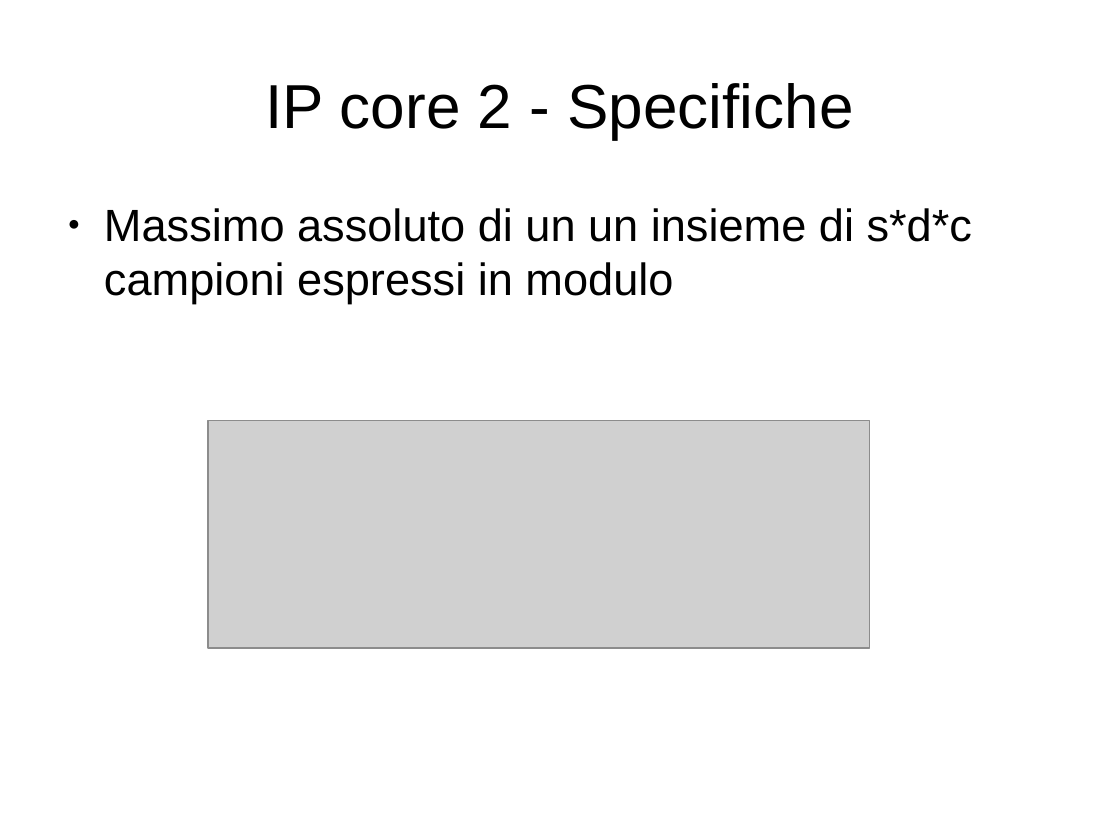
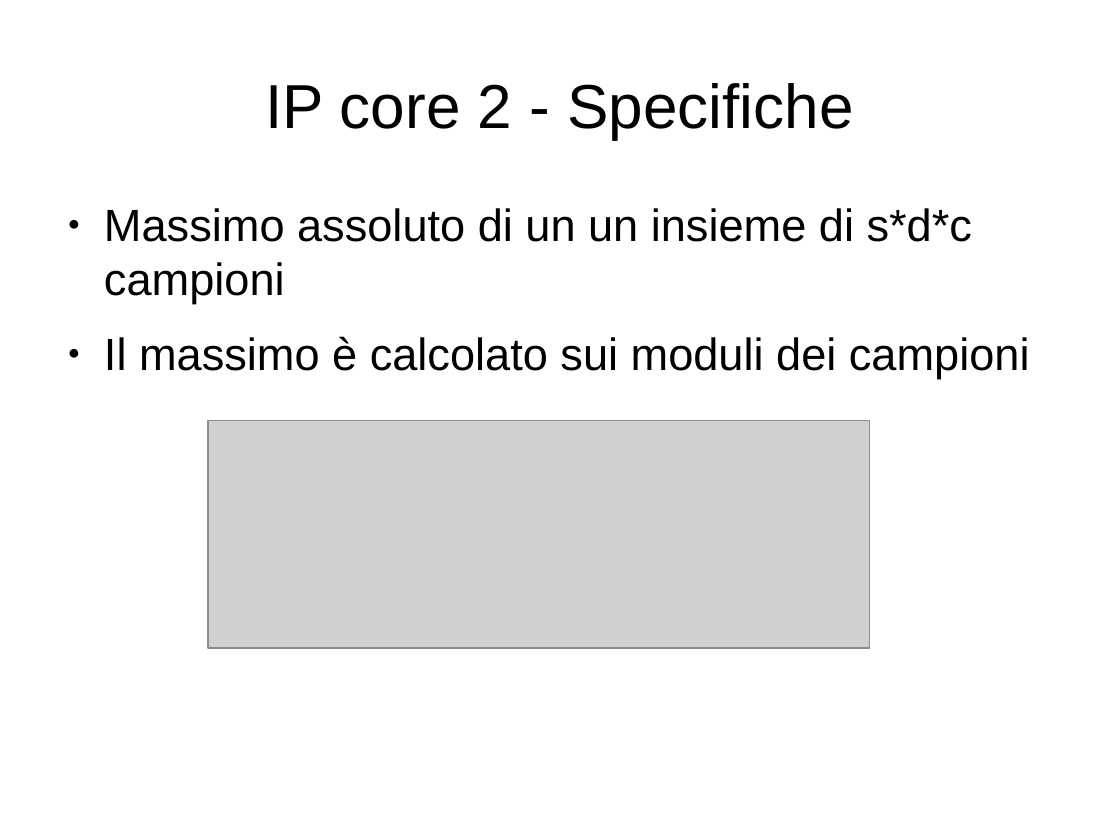
Before and after one commit to artic92/sistemi-embedded-task2, a slide deck: slide 3 of doc/presentazione.odp (slide 2 before the commit). Drawn at 1120x840 pixels with LibreOffice and Linux fonts; fonts in the diff are those of the drawing; grey boxes stand for pictures. Boxes give left, top, right and bottom in pixels: in the first picture for what was removed or moved away, otherwise in the second. Text is boxed around its words. In the diff, an @@ line names an element or a change of style, - is before the commit and + after.

```diff
--- a/doc/presentazione.odp
+++ b/doc/presentazione.odp
@@ text at bbox=[104, 208, 1030, 378]: text changed @@
-● Massimo assoluto di un un insieme di s*d*c campioni espressi in modulo
+● Massimo assoluto di un un insieme di s*d*c campioni
+● Il massimo è calcolato sui moduli dei campioni
```
Also in this commit, not shown: 7 other slides changed, 7 slides added, 1 slide removed, 4 other files.
